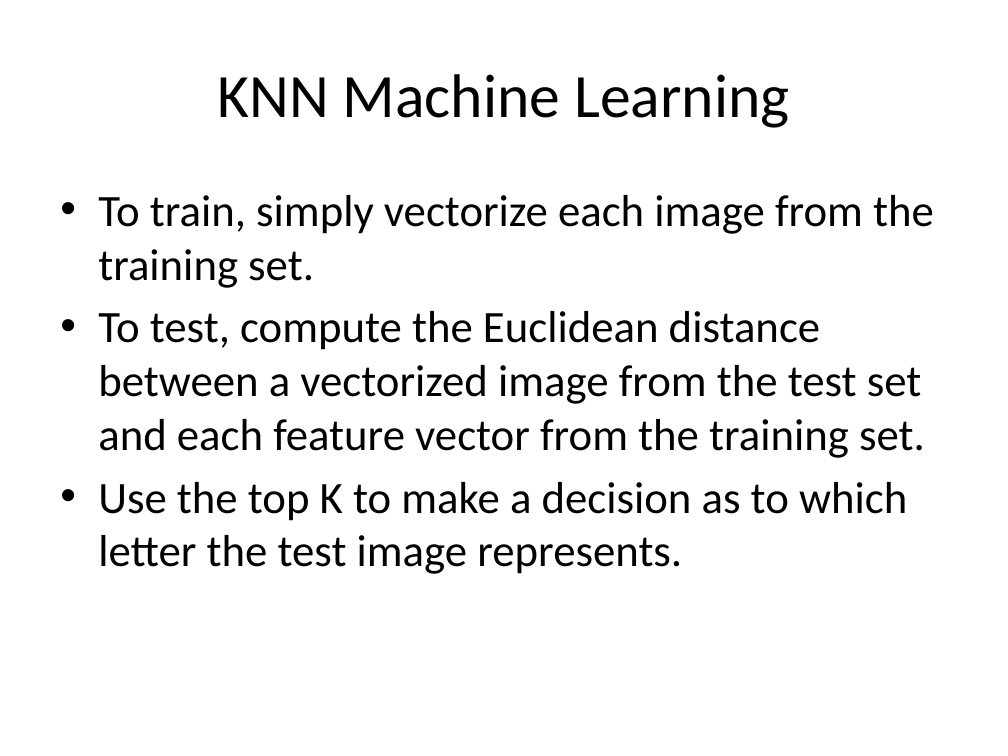
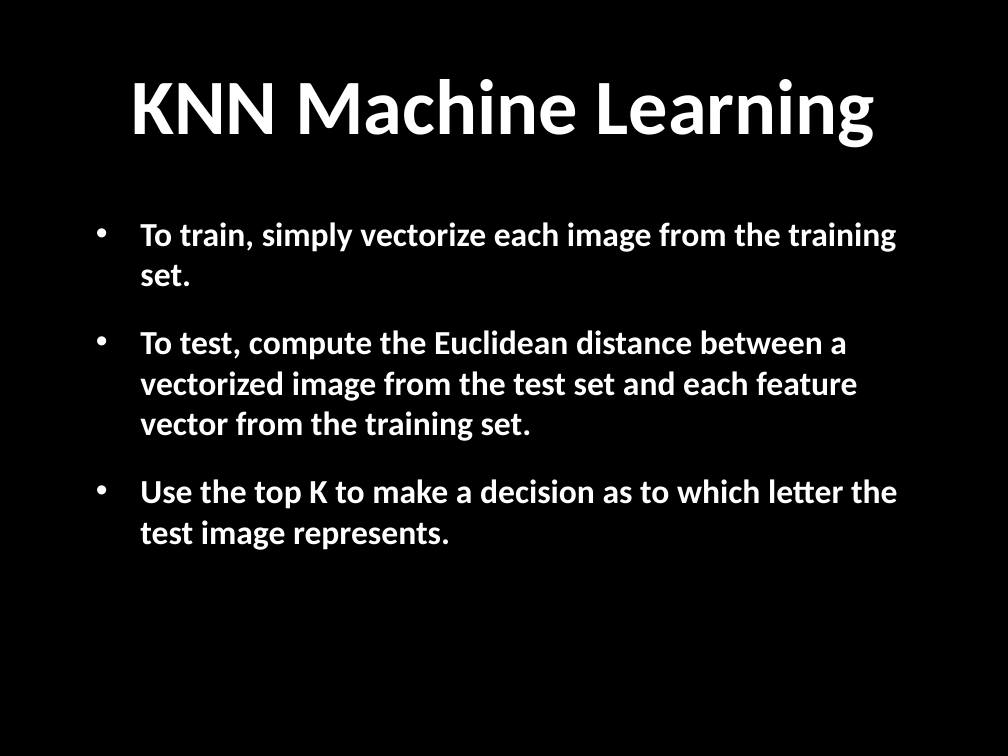
Before and after one commit to katzdave/Handwriting-Recognition, a slide deck: slide 4 of nlppres.pptx. Drawn at 1008x756 pixels with LibreOffice and Linux fonts; fonts in the diff are those of the drawing; background and template pictures are left out. Boxes give left, top, right and bottom in pixels: in the first picture for what was removed or moved away, otherwise in the second. Text is boxed around its words. In the diff, an @@ line names an element or a change of style, - is before the commit and + after.

```diff
--- a/nlppres.pptx
+++ b/nlppres.pptx
@@ background #FFFFFF to picture (left out) @@
@@ title "KNN Machine Learning": place and size @@
-title "KNN Machine Learning" at box(217, 74, 789, 128)
+title "KNN Machine Learning" at box(131, 79, 875, 148)
@@ title "KNN Machine Learning" at box(131, 79, 875, 148): size 44 to 56 pt, text colour #000000 to #FFFFFF, bold on @@
@@ text "To train, simply vectorize each ...": place and size @@
-text "To train, simply vectorize each ..." at box(98, 195, 934, 574)
+text "To train, simply vectorize each ..." at box(140, 222, 898, 550)
@@ text "To train, simply vectorize each ..." at box(140, 222, 898, 550): size 32 to 24 pt, text colour #000000 to #FFFFFF, bold on; indent changed; more space between paragraphs @@
```
Also in this commit, not shown: 16 other slides changed, 1 slide added, 3 other files.
